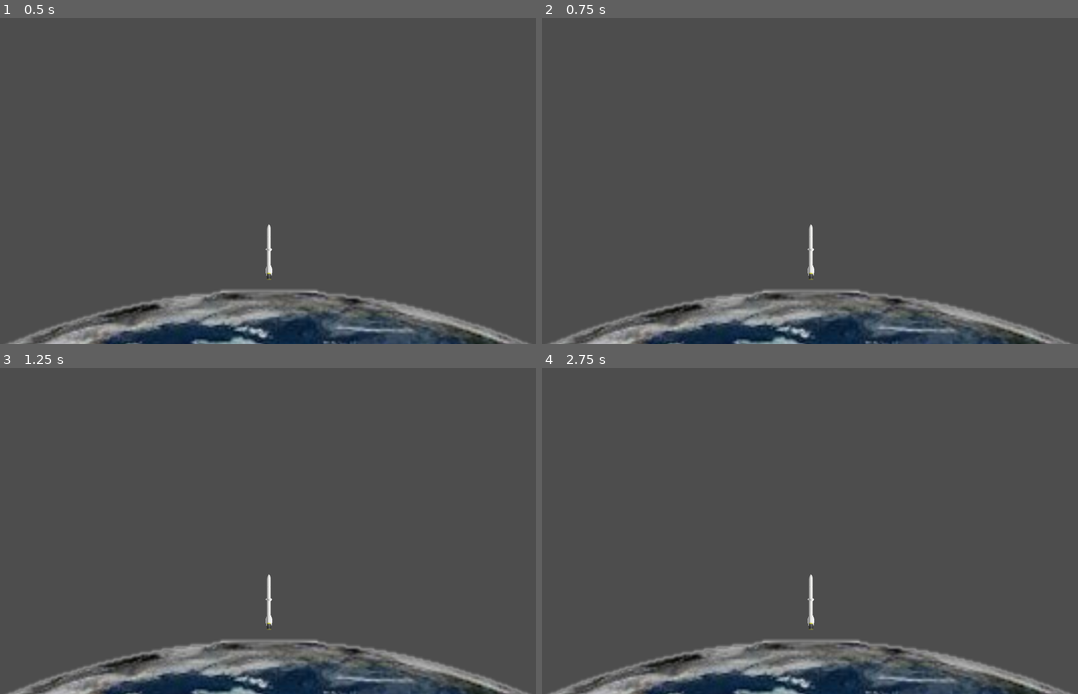
Above: before the commit, frames 1-4 (two rows, left to right).
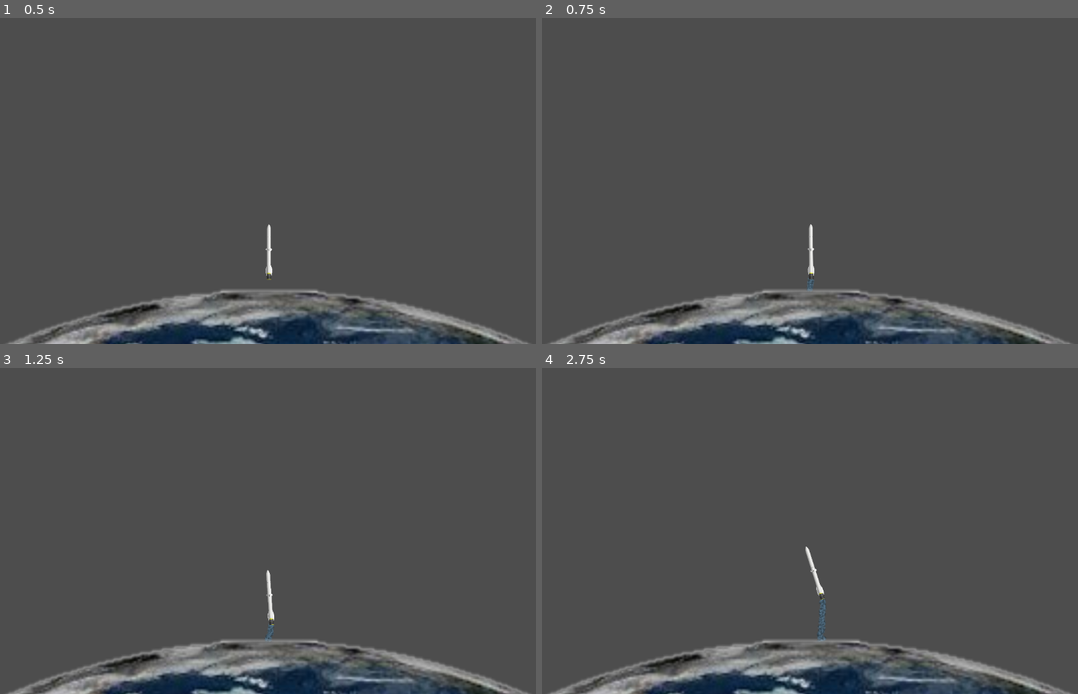
Above: after the commit, the same moments.

Repository: illuminated-g/lv-godot-test
Game: Godot game, scene res://scenes/Planet.tscn
Same seed, same stepped clock (60 frames per second), same inputs: the game is played once before the commit and once after it.
Inputs:
- Up to frame 1 (0.5 s): no input
- Up to frame 2 (0.75 s): tap Enter at 0.5 s; hold W (thrust) from 0.53 s (still down); hold A (tvc_ccw) from 0.53 s (still down)
- Up to frame 3 (1.25 s): keep holding W (thrust); keep holding A (tvc_ccw)
- Up to frame 4 (2.75 s): tap Space at 1.25 s; release W (thrust) at 1.28 s; release A (tvc_ccw) at 1.28 s; tap D (tvc_cw) at 1.35 s; hold W (thrust) from 2.03 s (still down); hold A (tvc_ccw) from 2.03 s (still down)

Frame 1 is identical in both runs. In frame 2, less than 0.1% of the frame differs, in the area x 49-51%, y 63-84%; in frame 3, 0.2%; in frame 4, 0.4%, in the area x 49-53%, y 54-84%.

Commit message:
Relink after properly building websocket package with binary property

Diff:
--- a/godot/project.godot
+++ b/godot/project.godot
@@ -12,7 +12,7 @@
 
 config/name="MoonBound"
 run/main_scene="res://scenes/Planet.tscn"
-config/features=PackedStringArray("4.1")
+config/features=PackedStringArray("4.0")
 config/icon="res://icon.png"
 
 [input]
--- a/godot/scenes/Planet.tscn
+++ b/godot/scenes/Planet.tscn
@@ -1,5 +1,6 @@
-[gd_scene load_steps=5 format=3 uid="uid://6jfe8abk6kwu"]
+[gd_scene load_steps=6 format=3 uid="uid://6jfe8abk6kwu"]
 
+[ext_resource type="Script" path="res://scripts/KeyboardControl.gd" id="1_fqb2g"]
 [ext_resource type="PackedScene" uid="uid://bqghrsvw8ba18" path="res://scenes/WebSocketClient.tscn" id="1_glmwd"]
 [ext_resource type="PackedScene" uid="uid://d3wmdd7outpjs" path="res://scenes/rockets/Rocket.tscn" id="1_kkdfw"]
 [ext_resource type="Texture2D" uid="uid://bda5m6jgxlaqu" path="res://images/earth.png" id="2_lhter"]
@@ -7,7 +8,9 @@
 [sub_resource type="CircleShape2D" id="2"]
 radius = 328.5
 
-[node name="Node2D" type="Node2D"]
+[node name="Node2D" type="Node2D" node_paths=PackedStringArray("rocket")]
+script = ExtResource("1_fqb2g")
+rocket = NodePath("Rocket")
 
 [node name="WebSocketClient" parent="." node_paths=PackedStringArray("control") instance=ExtResource("1_glmwd")]
 control = NodePath("../Rocket")
Not shown, changed: Main.vi
Not shown, changed: lv-godot-test.lvproj
